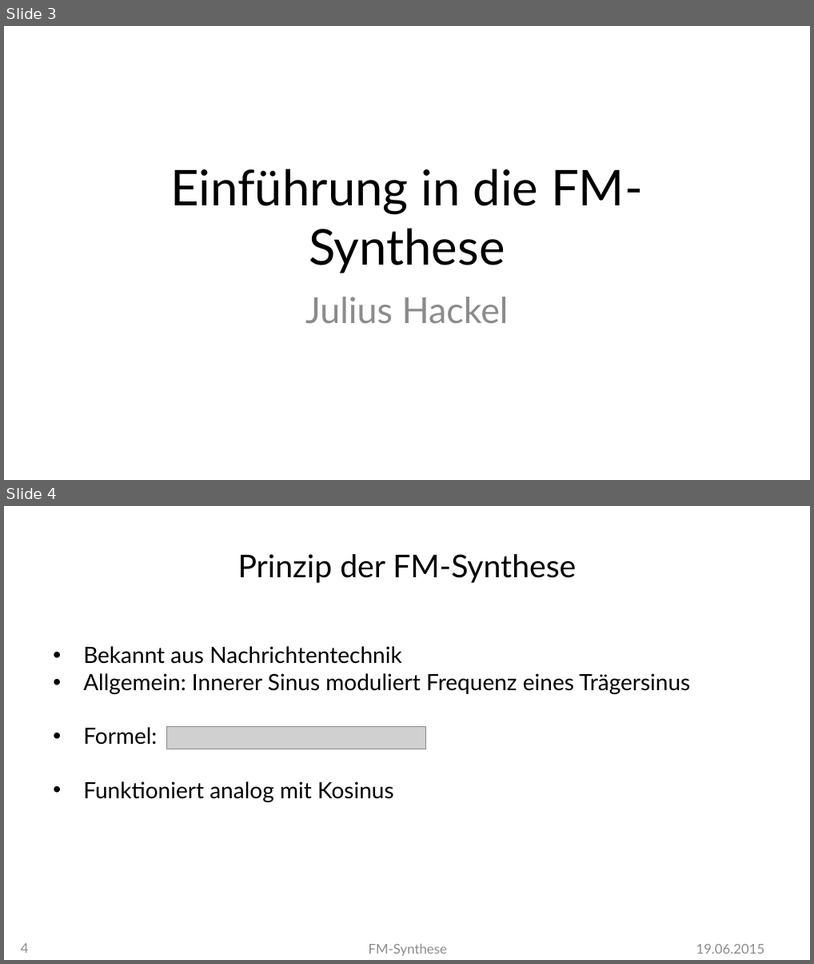
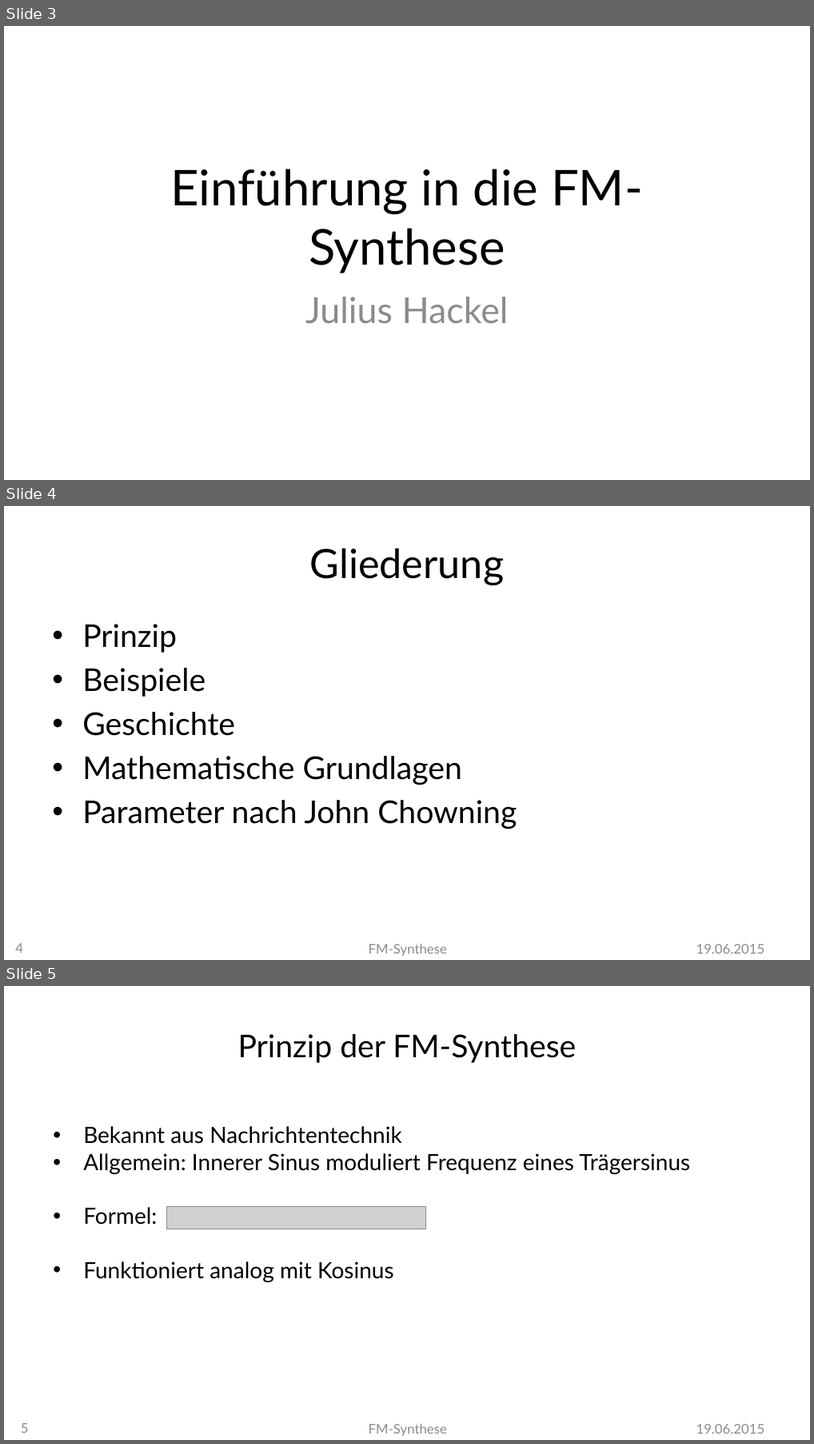
Before and after one commit to MBulli/VSeminar, a slide deck: Praesentation/FMSynthese-Julius.pptx. Shown one above the other, each under a label of ours: slides 3 and 4 before the commit, slides 3, 4 and 5 after it. The pictures are 814x964 and 814x1444 pixels, drawn with LibreOffice and Linux fonts; fonts in the diff are those of the drawing; grey boxes stand for pictures; background and template pictures are left out. Boxes give left, top, right and bottom in pixels: in the first picture for what was removed or moved away, otherwise in the second. Text is boxed around its words. In the diff, an @@ line names an element or a change of style, - is before the commit and + after.

```diff
--- a/Praesentation/FMSynthese-Julius.pptx
+++ b/Praesentation/FMSynthese-Julius.pptx
@@ slide 4 added at box(4, 506, 810, 960), background #FFFFFF @@
@@ title added at box(310, 548, 505, 584), 36 pt, text #000000 @@
+Gliederung
@@ text added at box(82, 624, 517, 828), 28 pt, text #000000 @@
+• Prinzip
+• Beispiele
+• Geschichte
+• Mathematische Grundlagen
+• Parameter nach John Chowning
@@ page number added at box(15, 943, 23, 952), 12 pt, text #8C8C8C @@
+4
@@ text added at box(369, 943, 447, 956), 12 pt, text #8C8C8C @@
+FM-Synthese
@@ text added at box(697, 944, 766, 953), 12 pt, text #8C8C8C @@
+19.06.2015
@@ what was slide 4 is now slide 5 @@
@@ page number at box(21, 1423, 29, 1432): text changed @@
-4
+5
```
Also in this commit, not shown: 7 slides changed.
